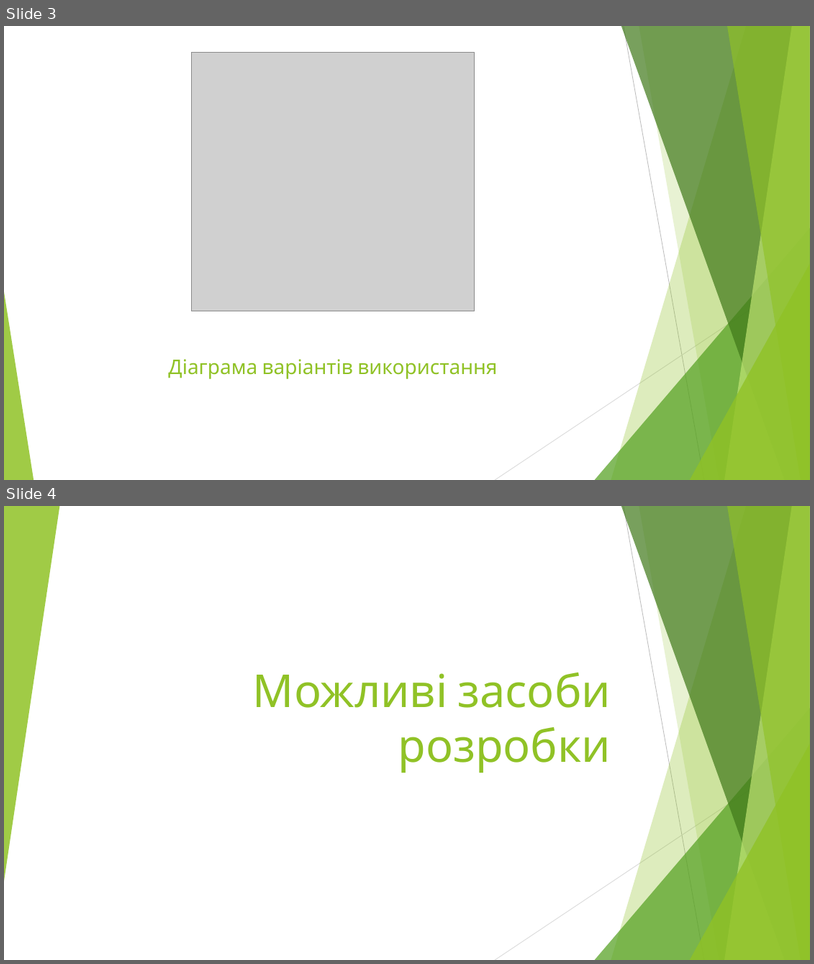
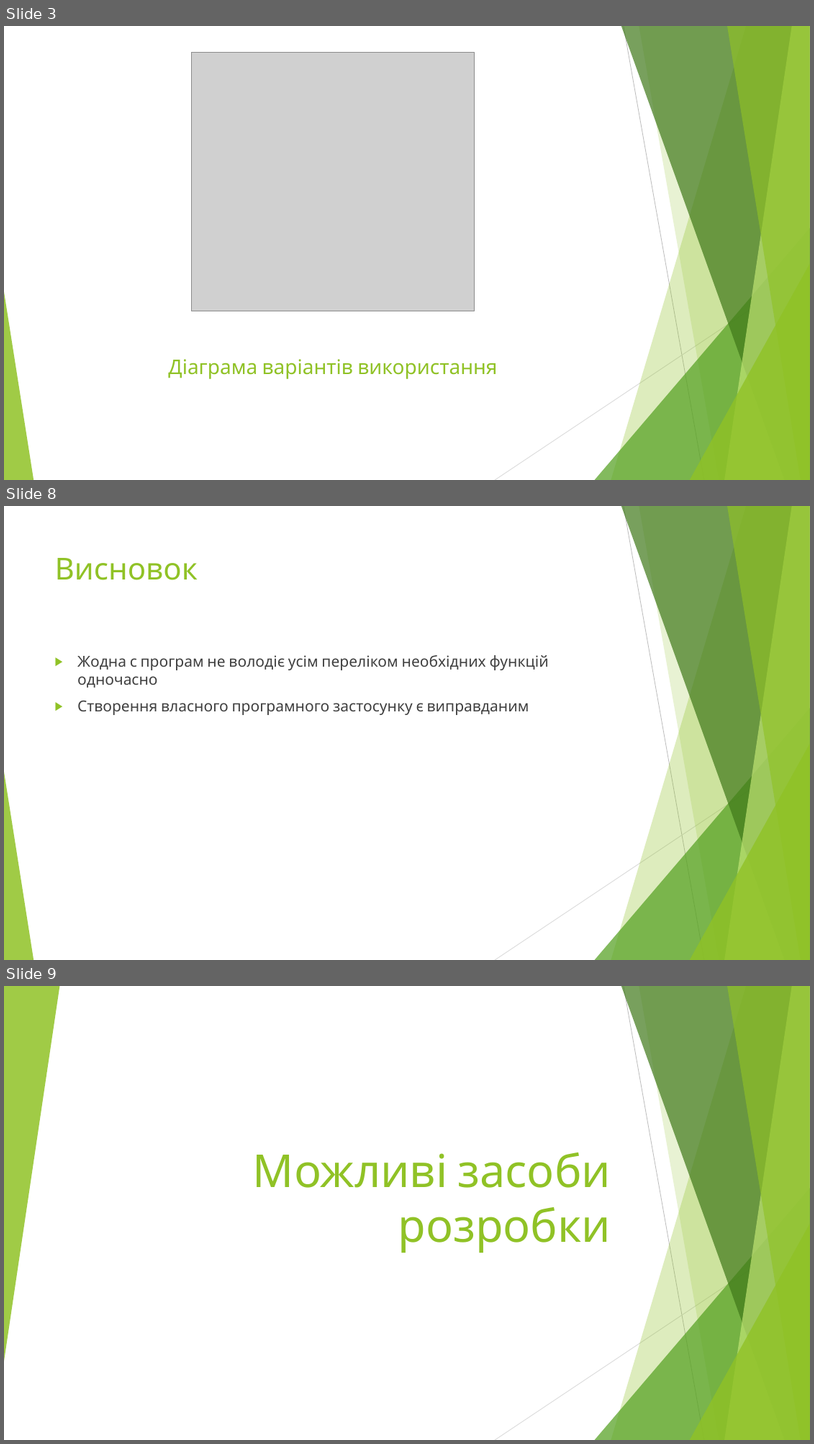
Before and after one commit to BohdanRozov/Boida27, a slide deck: Курсова робота на тему.pptx. Shown one above the other, each under a label of ours: slides 3 and 4 before the commit, slides 3, 8 and 9 after it; the slides between them are not shown. The pictures are 814x964 and 814x1444 pixels, drawn with LibreOffice and Linux fonts; fonts in the diff are those of the drawing; grey boxes stand for pictures. Boxes give left, top, right and bottom in pixels: in the first picture for what was removed or moved away, otherwise in the second. Text is boxed around its words. In the diff, an @@ line names an element or a change of style, - is before the commit and + after.

```diff
--- a/Курсова робота на тему.pptx
+++ b/Курсова робота на тему.pptx
@@ slide 8 added at [4,506,810,960], background #FFFFFF; not listed: 10 template elements that a slide beside it also shows @@
@@ title added at [55,558,198,580], 36 pt, text #90C226 @@
+Висновок
@@ text added at [77,655,549,715], 18 pt, text #404040 @@
+▶ Жодна с програм не володіє усім переліком необхідних функцій одночасно
+▶ Створення власного програмного застосунку є виправданим
@@ what was slide 4 is now slide 9 @@
```
Also in this commit, not shown: 1 slide changed, 11 other slides added, 4 other files.
